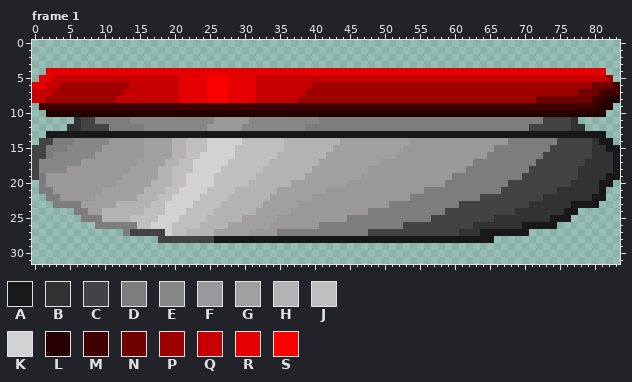
Pixel-art file: Created Assets/RevealerPlatform.ase. Above is the file before it was changed.
84x32 pixels, 2 frames. Shown: frame 1. The commit also changed other frames, which this record leaves out.
Visible layers, top first: "Layer 2", "Layer 1".
Palette (. is transparent): A #191818  B #323232  C #434343  D #7d7d7d  E #878787  F #9a9898  G #a19f9f  H #b4b3b3  J #c0bebe  K #d3d2d2  L #240000  M #410000  N #700000  P #9f0000  Q #c60000  R #e40000  S #fc0000
Pixels before, frame 1, first column x 0:
 4 ..RRRRRRRRRRRRRRRRRRRRRRRRRRRRRRRRRRRRRRRRRRRRRRRRRRRRRRRRRRRRRRRRRRRRRRRRRRRRRRRR..
 5 .RRQQQQQQQQQQQQQQQQQQRRRRSSSRRRRQQQQQQQQQQQQQQQQQQQQQQQQQQQQQQQQQQQQQQQQQQQQQQQQQQP.
 6 RRQQPPPPPPPPPPQQQQQQQRRRRSSSRRRRQQQQQQQQPPPPPPPPPPPPPPPPPPPPPPPPPPPPPPPPPPPPPPPPNNNM
 7 QQQPPPPPPPPPPQQQQQQQQRRRRSSSRRRRQQQQQQQPPPPPPPPPPPPPPPPPPPPPPPPPPPPPPPPPPPPPPPNNNMMM
 8 QQPPPPPPPPPPQQQQQQQQQRRRRSSSRRRRQQQQQQPPPPPPPPPPPPPPPPPPPPPPPPPPPPPPPPPPNNNNNNNNMMLL
 9 .MMMMMMMMMMMMMMMMMMMMMMMMMMMMMMMMMMMMMMMMMMMMMMMMMMMMMMMMMMMMMMMMMMMMMMMMMMMMMMMMLL.
10 ..LLLLLLLLLLLLLLLLLLLLLLLLLLLLLLLLLLLLLLLLLLLLLLLLLLLLLLLLLLLLLLLLLLLLLLLLLLLLLLLL..
11 ......BCCDDDDDEEEEEEEEEEEEFFFFFEEEEEEEEEEDDDDDDDDDDDDDDDDDDDDDDDDDDDDDDDDCCCCB......
12 .....BBCCCCDDDDDEEEEEEEEEFFFFFEEEEEEEEEDDDDDDDDDDDDDDDDDDDDDDDDDDDDDDDDCCCCCCBB.....
13 ..AAAAAAAAAAAAAAAAAAAAAAAAAAAAAAAAAAAAAAAAAAAAAAAAAAAAAAAAAAAAAAAAAAAAAAAAAAAAAAAA..
14 .CCDDDEEEEEFFFFFGGGGHHJJJKKKKKJJJJJJHHHHHHHHGGGGGGGGGGFFFFFFFFFFFFFFDDDDDDDCCCCCBAA.
15 CCDDDEEEEEFFFFFFGGGGHHJJJKKKKJJJJJJJHHHHHHHGGGGGGGGGGFFFFFFFFFFFFFDDDDDDDDCCCCCCBBAA
16 CCDEEEEEEFFFFFFFGGGGHHJJKKKKKJJJJJJHHHHHHHGGGGGGGGGGFFFFFFFFFFFFFDDDDDDDDCCCCCCCBBBA
17 CEEEEEEFFFFFFFFGGGGHHJJKKKKKJJJJJJHHHHHHHGGGGGGGGGFFFFFFFFFFFFFDDDDDDDDDCCCCCCCBBBBA
18 CEEEEFFFFFFFFFGGGGHHJJJKKKKJJJJJJHHHHHHHGGGGGGGGFFFFFFFFFFFFFFDDDDDDDDDCCCCCCCBBBBBA
19 CDFFFFFFFFFFFGGGGGHHJJKKKKJJJJJJHHHHHHHGGGGGGGGFFFFFFFFFFFFFDDDDDDDDDDCCCCCCCCBBBBAA
20 .DFFFFFFFFFFGGGGGHHHJJKKKKJJJJJHHHHHHGGGGGGGGFFFFFFFFFFFFFFDDDDDDDDDCCCCCCCCCBBBBAA.
21 .DDFFFFFFFGGGGGGHHHJJKKKKJJJJHHHHHHGGGGGGGFFFFFFFFFFFFFFDDDDDDDDDDDCCCCCCCCBBBBBBA..
22 ..DDFFFFFGGGGGGHHHJJKKKKJJJJHHHHHHGGGGGGFFFFFFFFFFFFFFDDDDDDDDDDCCCCCCCCCBBBBBBBAA..
23 ...DDDDGGGGGHHHHHJJKKKKJJJJHHHHHHGGGGGFFFFFFFFFFFFFDDDDDDDDDDCCCCCCCCCCBBBBBBAAAA...
24 ......DDGGHHHHHHJJJKKKJJJJHHHHHHGGGGGFFFFFFFFFFFDDDDDDDDDDDCCCCCCCCCCBBBBBBBAA......
25 .......DDDHHHHJJJJKKKJJJJHHHHHGGGGGFFFFFFFFFFDDDDDDDDDDDDCCCCCCCCCBBBBBBBBAAA.......
26 .........DDDDDDJJKKKJJJJHHHHGGGGGGFFFFFFFDDDDDDDDDDDDCCCCCCCCCCBBBBBBBAAAAA.........
27 .............DCCCCCKJJHHHHGGGGGFFFFDDDDDDDDDDDDDCCCCCCCCCCCCCBBBAAAAAAA.............
28 ..................CCCCCCCCAAAAAAAAAAAAAAAAAAAAAAAAAAAAAAAAAAAAAAAA..................
Once edited:
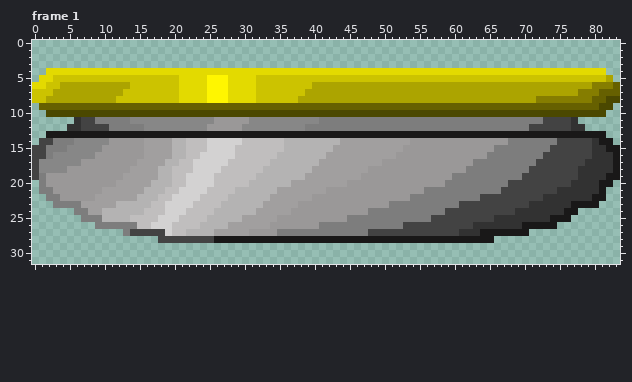
Changes in this commit:
Colour L changes from #240000 to #4b4800.
Colour M changes from #410000 to #666000.
Colour N changes from #700000 to #857d00.
Colour P changes from #9f0000 to #aca400.
Colour Q changes from #c60000 to #ccc300.
Colour R changes from #e40000 to #e3da00.
Colour S changes from #fc0000 to #fff600.
Changed places in both pictures, as pixel boxes (x1, y1, x2, y2):
changed: (32, 68, 620, 117)
